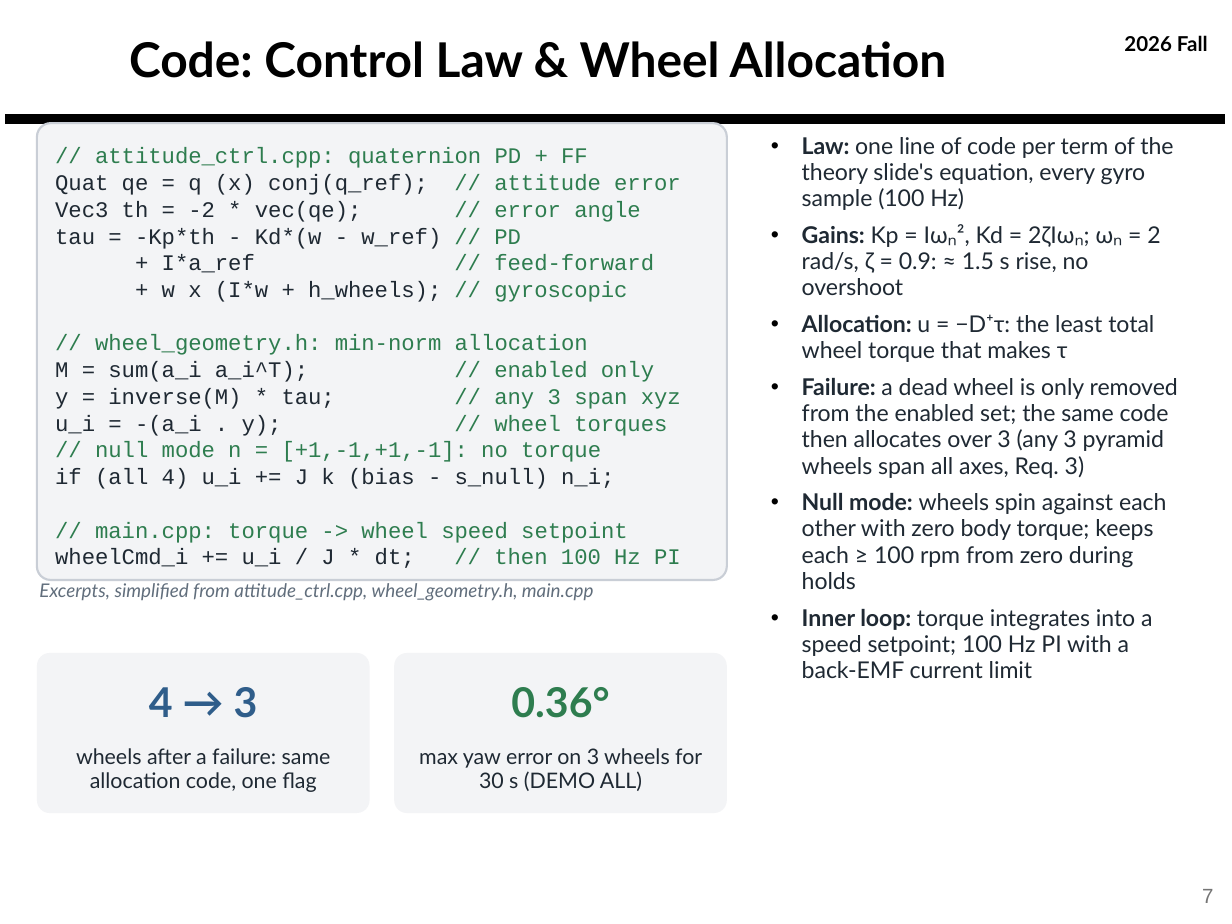
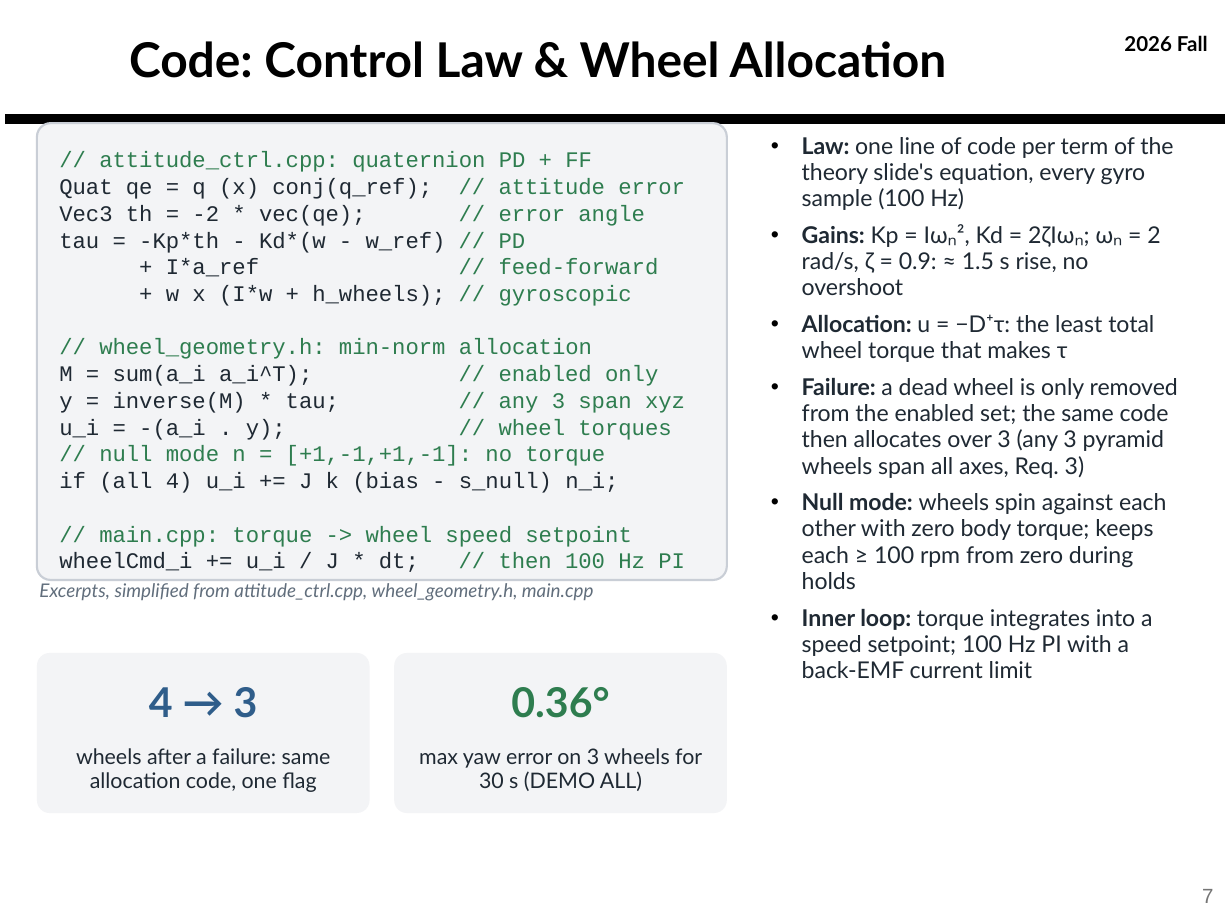
Before and after one commit to derek-weissinger-usafa/Astro-331-Lab-8, a slide deck: slide 7 of Reports/Astro 331 Lab 8_2_3 Body Final Pres.pptx. Drawn at 1232x924 pixels with LibreOffice and Linux fonts; fonts in the diff are those of the drawing; background and template pictures are left out. Boxes give left, top, right and bottom in pixels: in the first picture for what was removed or moved away, otherwise in the second. Text is boxed around its words. In the diff, an @@ line names an element or a change of style, - is before the commit and + after.

```diff
--- a/Reports/Astro 331 Lab 8_2_3 Body Final Pres.pptx
+++ b/Reports/Astro 331 Lab 8_2_3 Body Final Pres.pptx
@@ text removed at [55, 147, 681, 568] @@
-// attitude_ctrl.cpp: quaternion PD + FF
-Quat qe = q (x) conj(q_ref); // attitude error
-Vec3 th = -2 * vec(qe); // error angle
-tau = -Kp*th - Kd*(w - w_ref) // PD
-+ I*a_ref // feed-forward
-+ w x (I*w + h_wheels); // gyroscopic
-// wheel_geometry.h: min-norm allocation
-M = sum(a_i a_i^T); // enabled only
-y = inverse(M) * tau; // any 3 span xyz
-u_i = -(a_i . y); // wheel torques
-// null mode n = [+1,-1,+1,-1]: no torque
-if (all 4) u_i += J k (bias - s_null) n_i;
-// main.cpp: torque -> wheel speed setpoint
-wheelCmd_i += u_i / J * dt; // then 100 Hz PI
@@ text in rounded rectangle at [59, 151, 685, 572]: text added @@
+// attitude_ctrl.cpp: quaternion PD + FF
+Quat qe = q (x) conj(q_ref); // attitude error
+Vec3 th = -2 * vec(qe); // error angle
+tau = -Kp*th - Kd*(w - w_ref) // PD
++ I*a_ref // feed-forward
++ w x (I*w + h_wheels); // gyroscopic
+// wheel_geometry.h: min-norm allocation
+M = sum(a_i a_i^T); // enabled only
+y = inverse(M) * tau; // any 3 span xyz
+u_i = -(a_i . y); // wheel torques
+// null mode n = [+1,-1,+1,-1]: no torque
+if (all 4) u_i += J k (bias - s_null) n_i;
+// main.cpp: torque -> wheel speed setpoint
+wheelCmd_i += u_i / J * dt; // then 100 Hz PI
```
Also in this commit, not shown: 14 other slides changed, 3 other files.
